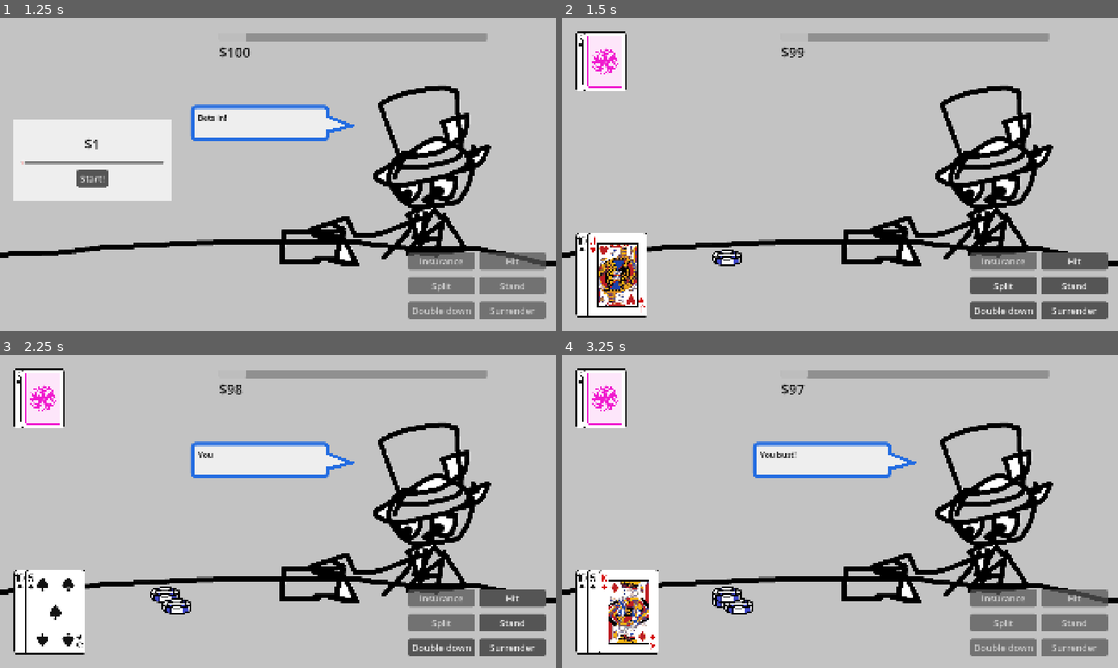
Above: before the commit, frames 1-4 (two rows, left to right).
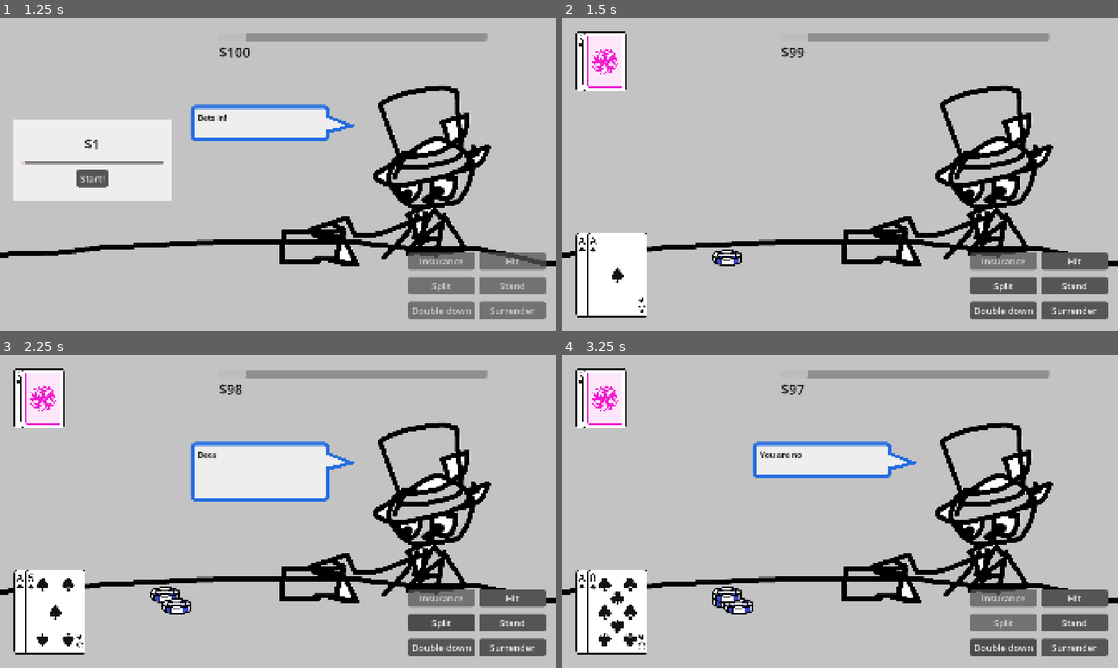
Above: after the commit, the same moments.

Repository: Tofutush/blackjack-with-sky
Game: Godot game, scene res://scenes/Start/Start.tscn
The game is run twice, just before and just after one commit, with the same random seed, the same clock (stepped at 60 frames per second) and the same inputs.
Inputs:
- Up to frame 1 (1.25 s): click "Start" at 0.5 s
- Up to frame 2 (1.5 s): click "Start!" at 1.25 s
- Up to frame 3 (2.25 s): click "Split" at 2 s
- Up to frame 4 (3.25 s): click "Double down" at 2.75 s

Frame 1 is identical in both runs. In frame 2, 1.3% of the frame differs, in the area x 2-15%, y 69-95%; in frame 3, 2.8%; in frame 4, 4.1%, in the area x 2-99%, y 30-97%.

Commit message:
strict aces

Diff:
--- a/scenes/Main/main.gd
+++ b/scenes/Main/main.gd
@@ -166,8 +166,8 @@
 	# deal initial cards
 	#playerHands[0].addCard(mainDeck.drawRandom())
 	#playerHands[0].addCard(mainDeck.drawRandom())
-	playerHands[0].addCard(mainDeck.drawRigged('10'))
-	playerHands[0].addCard(mainDeck.drawRigged('J'))
+	playerHands[0].addCard(mainDeck.drawRigged('A'))
+	playerHands[0].addCard(mainDeck.drawRigged('A'))
 	dealerHand.addCard(mainDeck.drawRandom())
 	dealerHand.addCard(mainDeck.drawRandom(), true)
 	#dealerHand.addCard(mainDeck.drawRigged('A'))
@@ -308,7 +308,10 @@
 	newChipDisplay.setChips(bet)
 
 	if GameManager.strictSplitting && newPlayerHand.getCard(0).rank == 'A':
-		splittingAces = true
+		$Dialog.showDialog(["Because you're splitting aces and strict splitting rules are on, you will only get one more card per hand."])
+		await $Dialog.dialog_finished
+		dealerDrawLoop()
+		return
 
 	$PlayerButtons.disableButton('split')
 
--- a/scripts/GameManager.gd
+++ b/scripts/GameManager.gd
@@ -14,7 +14,7 @@
 ## - unlimited hands
 ## - play aces like normal
 ## you can always double down after splitting
-var strictSplitting = false
+var strictSplitting = true
 
 ## emitted whenever money is changed, mostly for the MoneyMeter (dont let win/lose check do it because it emits in the middle of games)
 signal money_changed(amount: int)
